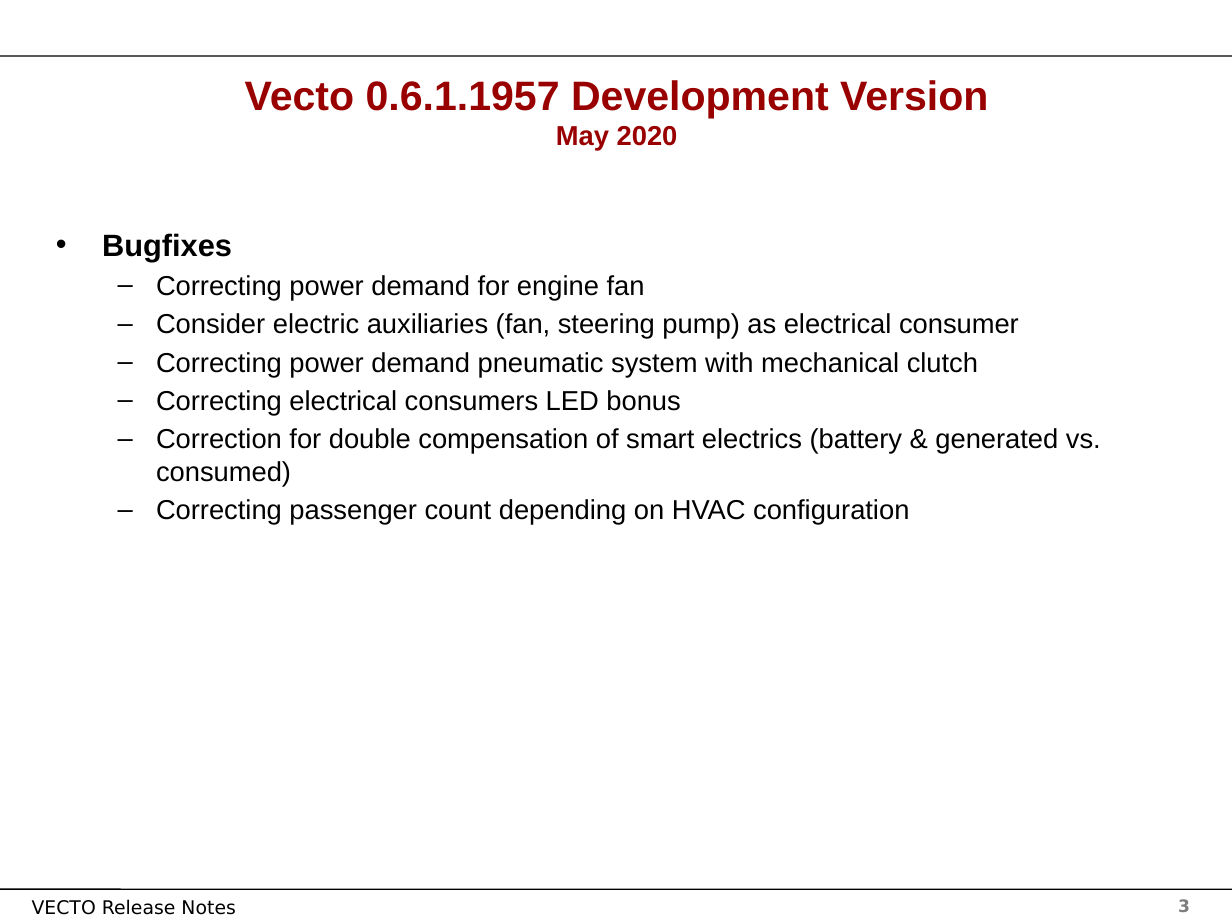
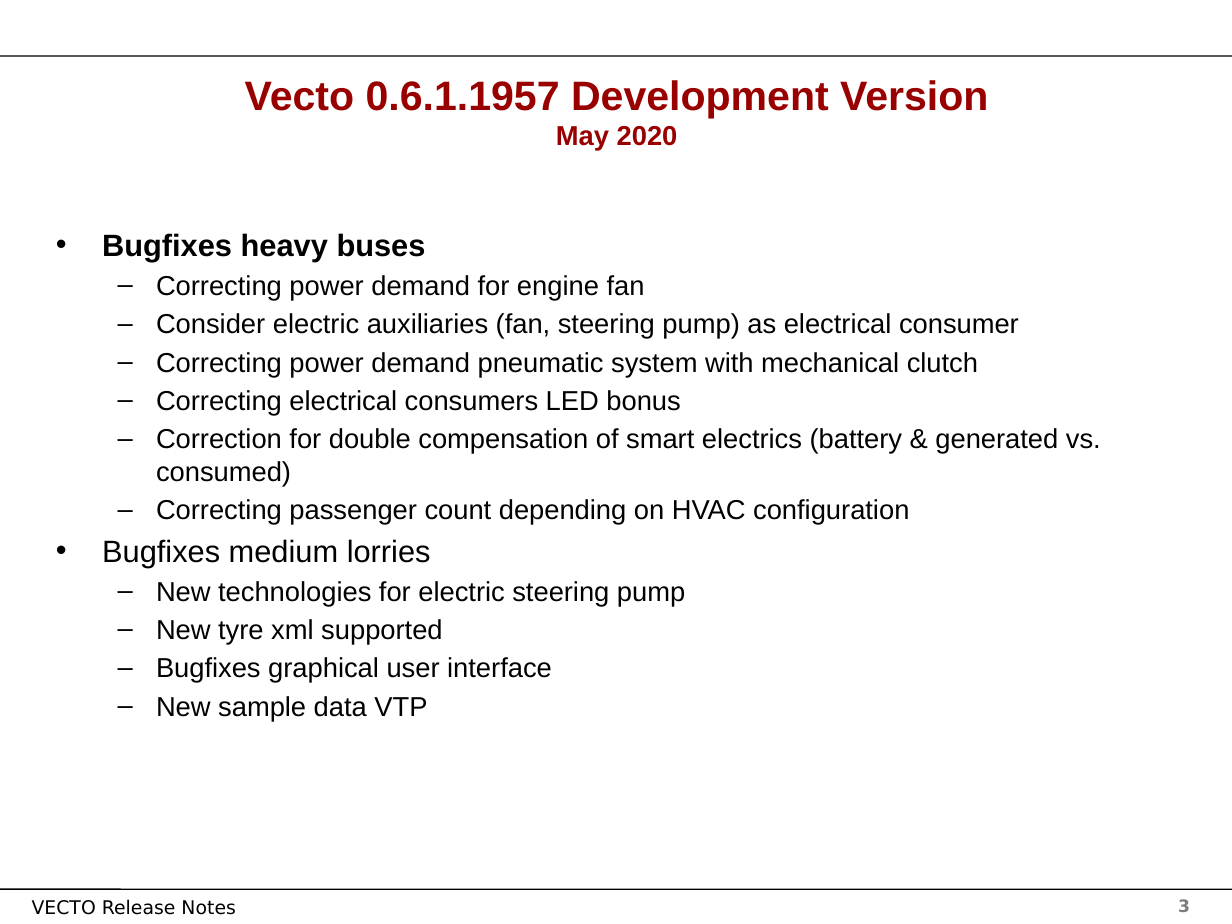
Before and after one commit to tanawadeatharva/BharatVECTO, a slide deck: slide 3 of Documentation/User Manual Source/Release Notes Vecto3.x.pptx. Drawn at 1232x924 pixels with LibreOffice and Linux fonts; fonts in the diff are those of the drawing; background and template pictures are left out. Boxes give left, top, right and bottom in pixels: in the first picture for what was removed or moved away, otherwise in the second. Text is boxed around its words. In the diff, an @@ line names an element or a change of style, - is before the commit and + after.

Commit message:
new development release 0.6.1.1957

```diff
--- a/Documentation/User Manual Source/Release Notes Vecto3.x.pptx
+++ b/Documentation/User Manual Source/Release Notes Vecto3.x.pptx
@@ text at (102,233,426,262): text changed @@
-• Bugfixes
+• Bugfixes heavy buses
@@ text at (102,539,685,721): paragraphs added @@
+• Bugfixes medium lorries
+  – New technologies for electric steering pump
+  – New tyre xml supported
+  – Bugfixes graphical user interface
+  – New sample data VTP
```
Also in this commit, not shown: 1 other slide changed, 9 other files.
